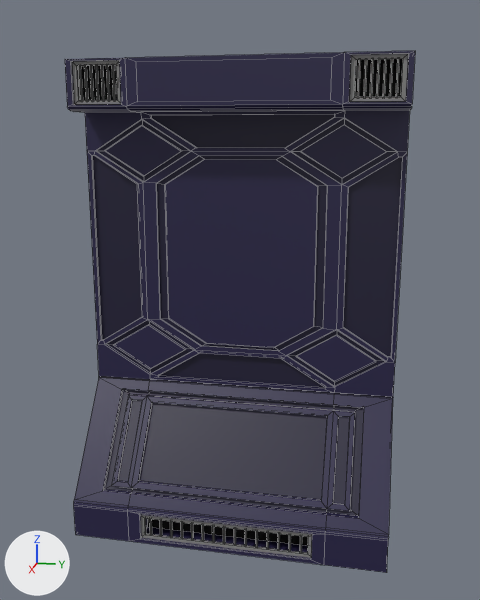
A saved change to the FBX model tfg_hectorgarcia_escaperoom/Models/Pared.fbx.
One viewpoint serves both versions: a 50 mm lens placed at (4.49, 0.82, 2.54), pointed at (0.27, -0.02, 1.49). The axes (+X, +Y, +Z) are drawn at lower left. The lights are the same throughout. The first picture is the older version. Mesh edges are drawn as thin lines.

Names of what the first picture shows: 'Pared'.
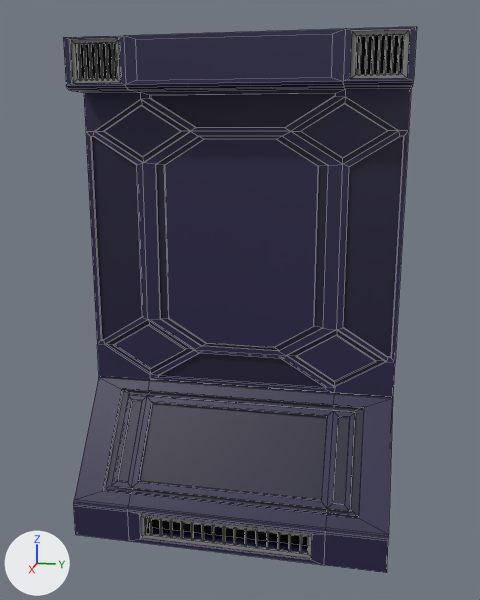
Location of each change, [x1, y1, x2, y2] in pixels of the pictures (480 x 600 px; the box of a moved part takes in the faces that stretch with it):
```json
{"object": "Pared", "change": "reshaped", "before": [65, 51, 415, 573], "after": [63, 27, 417, 573]}
{"part": 1, "of": "me_cube_008", "change": "moved or reshaped", "before": [79, 66, 83, 100], "after": [78, 44, 82, 79]}
{"part": 2, "of": "me_cube_008", "change": "moved or reshaped", "before": [84, 65, 89, 100], "after": [83, 44, 87, 79]}
{"part": 3, "of": "me_cube_008", "change": "moved or reshaped", "before": [90, 65, 94, 100], "after": [89, 44, 93, 79]}
{"part": 4, "of": "me_cube_008", "change": "moved or reshaped", "before": [95, 65, 99, 100], "after": [94, 44, 98, 79]}
{"part": 5, "of": "me_cube_008", "change": "moved or reshaped", "before": [101, 65, 105, 100], "after": [100, 43, 104, 79]}
{"part": 6, "of": "me_cube_008", "change": "moved or reshaped", "before": [106, 65, 110, 100], "after": [105, 43, 109, 79]}
{"part": 7, "of": "me_cube_008", "change": "moved or reshaped", "before": [112, 65, 116, 100], "after": [111, 43, 115, 79]}
{"part": 8, "of": "me_cube_008", "change": "moved or reshaped", "before": [349, 54, 408, 102], "after": [350, 30, 410, 79]}
{"part": 9, "of": "me_cube_008", "change": "moved or reshaped", "before": [396, 59, 400, 97], "after": [397, 35, 401, 74]}
{"part": 10, "of": "me_cube_008", "change": "moved or reshaped", "before": [389, 59, 393, 97], "after": [390, 35, 394, 74]}
{"part": 11, "of": "me_cube_008", "change": "moved or reshaped", "before": [383, 59, 387, 97], "after": [384, 35, 388, 74]}
{"part": 12, "of": "me_cube_008", "change": "moved or reshaped", "before": [376, 59, 380, 97], "after": [378, 35, 381, 74]}
{"part": 13, "of": "me_cube_008", "change": "moved or reshaped", "before": [370, 59, 374, 97], "after": [371, 36, 375, 74]}
{"part": 14, "of": "me_cube_008", "change": "moved or reshaped", "before": [364, 59, 367, 97], "after": [365, 36, 368, 74]}
{"part": 15, "of": "me_cube_008", "change": "moved or reshaped", "before": [357, 60, 361, 97], "after": [358, 36, 362, 74]}
{"part": 16, "of": "me_cube_008", "change": "moved or reshaped", "before": [72, 60, 121, 105], "after": [70, 38, 120, 83]}
{"part": 17, "of": "me_cube_008", "change": "moved or reshaped", "before": [65, 51, 415, 362], "after": [63, 27, 417, 362]}
```

The change, as JSON lines over the scene's bpy script:
```json
{"block": "me_cube_008", "where": "# used by ob_pared; location = (0.0, 0.0, 0.0)"}
{"op": "remove", "block": "me_cube_008", "code": "me_cube_008.from_pydata(...)  # 632 vertices, 537 faces; spans x -0.38..0.89, y -1.0..1.0, z 0.0..2.99"}
{"op": "add", "block": "me_cube_008", "code": "me_cube_008.from_pydata(...)  # 632 vertices, 537 faces; spans x -0.38..0.89, y -1.0..1.0, z 0.0..3.11"}
{"block": "me_cube_008", "change": "me_cube_008 part 1: the loose piece of 8 vertices spanning x 0.6..0.61, y -0.92..-0.91, z 2.75..2.95 is moved by (0.0, 0.0, 0.12)"}
{"block": "me_cube_008", "change": "me_cube_008 part 2: the loose piece of 8 vertices spanning x 0.6..0.61, y -0.89..-0.88, z 2.75..2.95 is moved by (0.0, 0.0, 0.12)"}
{"block": "me_cube_008", "change": "me_cube_008 part 3: the loose piece of 8 vertices spanning x 0.6..0.61, y -0.85..-0.84, z 2.75..2.95 is moved by (0.0, 0.0, 0.12)"}
{"block": "me_cube_008", "change": "me_cube_008 part 4: the loose piece of 8 vertices spanning x 0.6..0.61, y -0.82..-0.81, z 2.75..2.95 is moved by (0.0, 0.0, 0.12)"}
{"block": "me_cube_008", "change": "me_cube_008 part 5: the loose piece of 8 vertices spanning x 0.6..0.61, y -0.78..-0.77, z 2.75..2.95 is moved by (0.0, 0.0, 0.12)"}
{"block": "me_cube_008", "change": "me_cube_008 part 6: the loose piece of 8 vertices spanning x 0.6..0.61, y -0.75..-0.74, z 2.75..2.95 is moved by (0.0, 0.0, 0.12)"}
{"block": "me_cube_008", "change": "me_cube_008 part 7: the loose piece of 8 vertices spanning x 0.6..0.61, y -0.72..-0.71, z 2.75..2.95 is moved by (0.0, 0.0, 0.12)"}
{"block": "me_cube_008", "change": "me_cube_008 part 8: the loose piece of 16 vertices spanning x 0.59..0.61, y 0.66..0.97, z 2.73..2.97 is moved by (0.0, 0.0, 0.12)"}
{"block": "me_cube_008", "change": "me_cube_008 part 9: the loose piece of 8 vertices spanning x 0.6..0.61, y 0.91..0.92, z 2.75..2.95 is moved by (0.0, 0.0, 0.12)"}
{"block": "me_cube_008", "change": "me_cube_008 part 10: the loose piece of 8 vertices spanning x 0.6..0.61, y 0.88..0.89, z 2.75..2.95 is moved by (0.0, 0.0, 0.12)"}
{"block": "me_cube_008", "change": "me_cube_008 part 11: the loose piece of 8 vertices spanning x 0.6..0.61, y 0.84..0.85, z 2.75..2.95 is moved by (0.0, 0.0, 0.12)"}
{"block": "me_cube_008", "change": "me_cube_008 part 12: the loose piece of 8 vertices spanning x 0.6..0.61, y 0.81..0.82, z 2.75..2.95 is moved by (0.0, 0.0, 0.12)"}
{"block": "me_cube_008", "change": "me_cube_008 part 13: the loose piece of 8 vertices spanning x 0.6..0.61, y 0.77..0.78, z 2.75..2.95 is moved by (0.0, 0.0, 0.12)"}
{"block": "me_cube_008", "change": "me_cube_008 part 14: the loose piece of 8 vertices spanning x 0.6..0.61, y 0.74..0.75, z 2.75..2.95 is moved by (0.0, 0.0, 0.12)"}
{"block": "me_cube_008", "change": "me_cube_008 part 15: the loose piece of 8 vertices spanning x 0.6..0.61, y 0.71..0.72, z 2.75..2.95 is moved by (0.0, 0.0, 0.12)"}
{"block": "me_cube_008", "change": "me_cube_008 part 16: the loose piece of 16 vertices spanning x 0.59..0.61, y -0.97..-0.66, z 2.73..2.97 is moved by (0.0, 0.0, 0.12)"}
{"block": "me_cube_008", "change": "me_cube_008 part 17: 148 of the vertices in x -0.38..0.63, y -1.0..1.0, z 2.25..2.99 are moved by (0.0, 0.0, 0.12)"}
```
